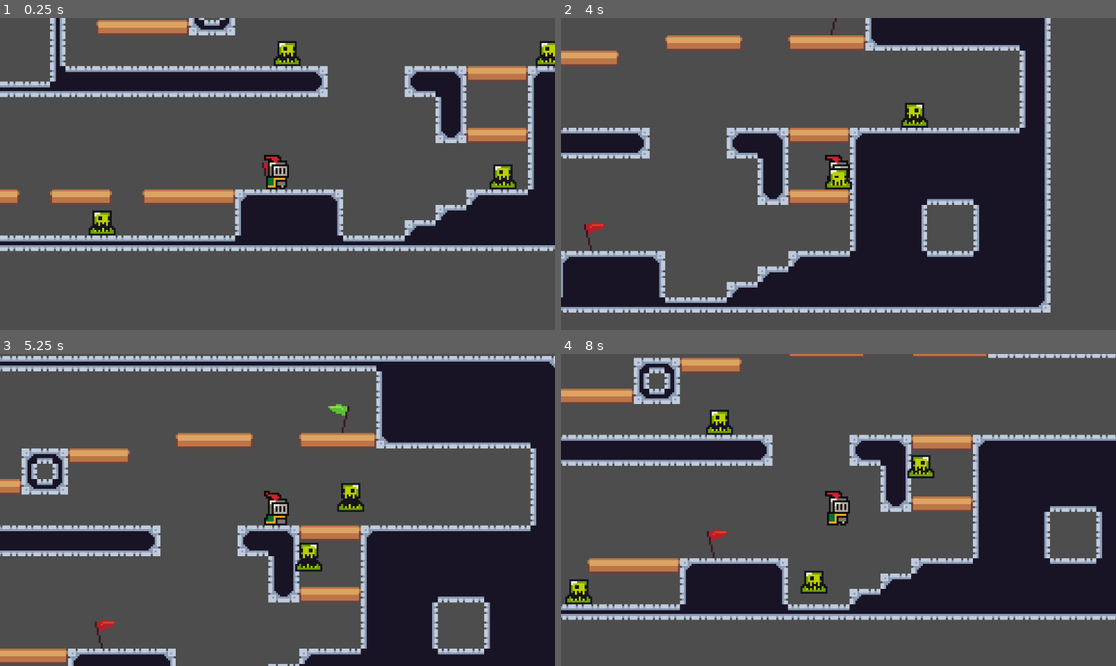
Above: before the commit, frames 1-4 (two rows, left to right).
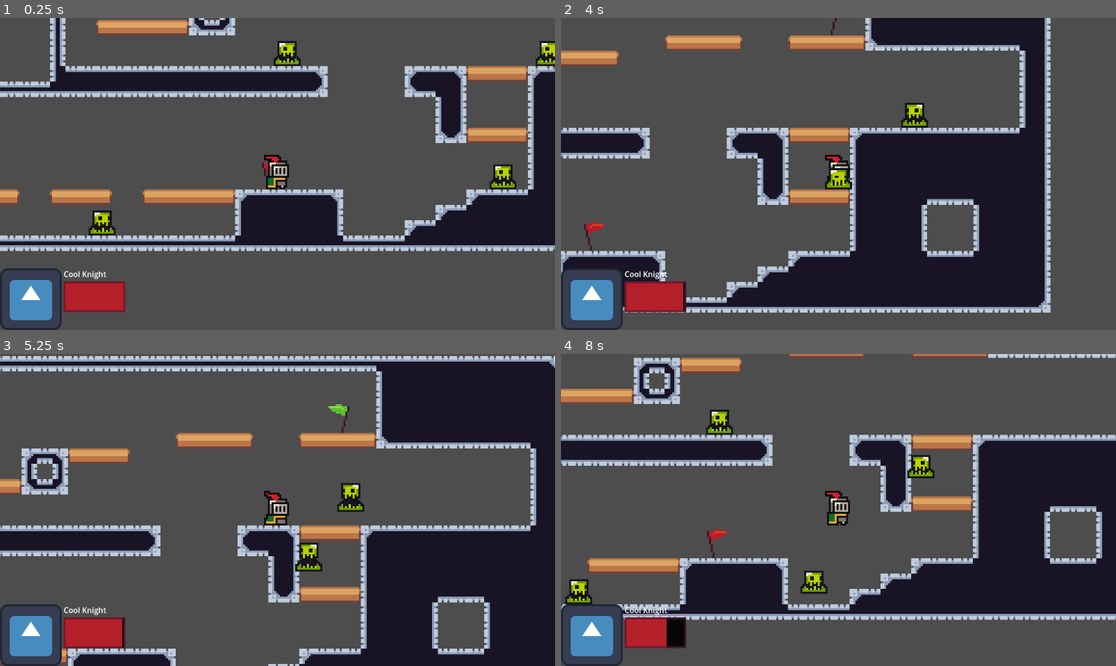
Above: after the commit, the same moments.

Repository: Visssarion/godot-simple-platformer
Game: Godot game, scene res://scenes/main/main_scene.tscn
Two runs of this game, one before a commit and one after it. Both use one fixed random seed, a clock stepped at 60 frames per second and the inputs below. The engine's default icon, where the game draws it, is replaced by a stand-in: a white triangle on a blue panel in a dark square.
Inputs:
- Up to frame 1 (0.25 s): no input
- Up to frame 2 (4 s): hold D (move_right) 0.53-2.03 s; tap J (attack) every 0.75 s from 0.6 to 3.6 s; tap Space (jump) at 0.77, 1.52, 3.02, 3.77 s; hold A (move_left) 2.03-2.78 s; hold D (move_right) from 2.78 s (still down)
- Up to frame 3 (5.25 s): release D (move_right) at 4.28 s; hold A (move_left) 4.28-5.03 s; tap J (attack) at 4.35, 5.1 s; tap Space (jump) at 4.52 s; hold D (move_right) from 5.03 s (still down)
- Up to frame 4 (8 s): release D (move_right) at 5.78 s; hold A (move_left) 5.78-7.28 s; tap J (attack) at 5.85, 6.6, 7.35 s; tap Space (jump) at 6.02, 6.77, 7.52 s; hold D (move_right) from 7.28 s (still down)

The runs differ from the first frame. In frame 1, 2.4% of the frame differs, in the area x 0-23%, y 80-100%; in frame 2, 2.9%; in frame 3, 2.7%; in frame 4, 2.8%.

Commit message:
Add Health Bar

Diff:
--- a/scenes/entities/enemy/enemy.tscn
+++ b/scenes/entities/enemy/enemy.tscn
@@ -92,7 +92,7 @@
 [node name="AnimatedSprite2D" type="AnimatedSprite2D" parent="."]
 position = Vector2(0, -8)
 sprite_frames = ExtResource("2_6fawb")
-animation = &"idle"
+animation = &"attack"
 autoplay = "idle"
 
 [node name="LedgeCheck" type="RayCast2D" parent="."]
--- a/scenes/entities/enemy/sprites/sprite_frames.tres
+++ b/scenes/entities/enemy/sprites/sprite_frames.tres
@@ -36,7 +36,7 @@
 "duration": 3.0,
 "texture": SubResource("AtlasTexture_8nqg3")
 }, {
-"duration": 4.0,
+"duration": 5.0,
 "texture": SubResource("AtlasTexture_28g4q")
 }, {
 "duration": 1.0,
--- a/scenes/entities/player/player.gd
+++ b/scenes/entities/player/player.gd
@@ -5,6 +5,8 @@
 @export var jump_velocity = -250.0
 
 @export var attack: Attack
+
+@onready var health: HealthComponent = get_node(^"%Health")
 
 var input_direction: float = 0.0
 var input_jump: bool = false
--- a/scenes/entities/player/player.tscn
+++ b/scenes/entities/player/player.tscn
@@ -71,13 +71,14 @@
 collision_layer = 4
 collision_mask = 0
 script = ExtResource("2_bjvvg")
-health = NodePath("../HealthComponent")
+health = NodePath("../Health")
 
 [node name="CollisionShape2D" type="CollisionShape2D" parent="Hurtbox"]
 position = Vector2(0, 0.5)
 shape = SubResource("RectangleShape2D_1hmtu")
 
-[node name="HealthComponent" type="Node" parent="."]
+[node name="Health" type="Node" parent="."]
+unique_name_in_owner = true
 script = ExtResource("3_bjvvg")
 max_health = 6.0
 metadata/_custom_type_script = "uid://bq6fadgsvsdlh"
--- a/scenes/main/main_scene.tscn
+++ b/scenes/main/main_scene.tscn
@@ -1,7 +1,8 @@
-[gd_scene load_steps=3 format=4 uid="uid://bji7x0d5863a1"]
+[gd_scene load_steps=4 format=4 uid="uid://bji7x0d5863a1"]
 
 [ext_resource type="TileSet" uid="uid://fyi01pdjcfm4" path="res://scenes/tiles/tile_set.tres" id="1_dv3lr"]
 [ext_resource type="PackedScene" uid="uid://bvq2k35i517nj" path="res://scenes/entities/camera/camera.tscn" id="2_ei2sf"]
+[ext_resource type="PackedScene" uid="uid://dmkkjwky2ig2p" path="res://scenes/ui/main_game_ui.tscn" id="3_ubvhi"]
 
 [node name="MainScene" type="Node2D"]
 
@@ -10,3 +11,5 @@
 tile_set = ExtResource("1_dv3lr")
 
 [node name="Camera" parent="." instance=ExtResource("2_ei2sf")]
+
+[node name="MainGameUi" parent="." instance=ExtResource("3_ubvhi")]
--- /dev/null
+++ b/scenes/ui/main_game_ui.gd
@@ -0,0 +1,15 @@
+extends CanvasLayer
+
+@onready var health_bar: TextureProgressBar = get_node(^"%HealthBar")
+var player: Player
+
+func _ready() -> void:
+	_connect_signals.call_deferred()
+
+func _connect_signals():
+	player = get_tree().get_first_node_in_group("player")
+
+	player.health.health_updated.connect(health_bar.set_value)
+	player.health.max_health_updated.connect(health_bar.set_max)
+	health_bar.value = player.health.health
+	health_bar.max_value = player.health.max_health
--- /dev/null
+++ b/scenes/ui/main_game_ui.tscn
@@ -0,0 +1,44 @@
+[gd_scene load_steps=5 format=3 uid="uid://dmkkjwky2ig2p"]
+
+[ext_resource type="Script" uid="uid://4aohe8v3if5c" path="res://scenes/ui/main_game_ui.gd" id="1_bb4rc"]
+[ext_resource type="Texture2D" uid="uid://rf8eq32s4i6" path="res://icon.svg" id="1_i8egv"]
+[ext_resource type="Texture2D" uid="uid://unnkcrkc7vt8" path="res://scenes/ui/assets/health_bar/health_none.png" id="2_l6kk8"]
+[ext_resource type="Texture2D" uid="uid://st3b4atwjrp5" path="res://scenes/ui/assets/health_bar/health_full.png" id="3_bb4rc"]
+
+[node name="MainGameUi" type="CanvasLayer"]
+script = ExtResource("1_bb4rc")
+
+[node name="Control" type="Control" parent="."]
+layout_mode = 3
+anchors_preset = 15
+anchor_right = 1.0
+anchor_bottom = 1.0
+grow_horizontal = 2
+grow_vertical = 2
+
+[node name="HBoxContainer" type="HBoxContainer" parent="Control"]
+layout_mode = 1
+anchors_preset = 2
+anchor_top = 1.0
+anchor_bottom = 1.0
+offset_top = -128.0
+offset_right = 221.0
+grow_vertical = 0
+
+[node name="TextureRect" type="TextureRect" parent="Control/HBoxContainer"]
+layout_mode = 2
+texture = ExtResource("1_i8egv")
+
+[node name="VBoxContainer" type="VBoxContainer" parent="Control/HBoxContainer"]
+layout_mode = 2
+
+[node name="CharacterName" type="Label" parent="Control/HBoxContainer/VBoxContainer"]
+layout_mode = 2
+text = "Cool Knight"
+
+[node name="HealthBar" type="TextureProgressBar" parent="Control/HBoxContainer/VBoxContainer"]
+unique_name_in_owner = true
+layout_mode = 2
+step = 0.01
+texture_under = ExtResource("2_l6kk8")
+texture_progress = ExtResource("3_bb4rc")
Binary file added: scenes/ui/assets/health_bar/health_full.png
Not shown, added: scenes/ui/assets/health_bar/health_full.png.import
Binary file added: scenes/ui/assets/health_bar/health_none.png
Not shown, added: scenes/ui/assets/health_bar/health_none.png.import
Not shown, added: scenes/ui/main_game_ui.gd.uid
